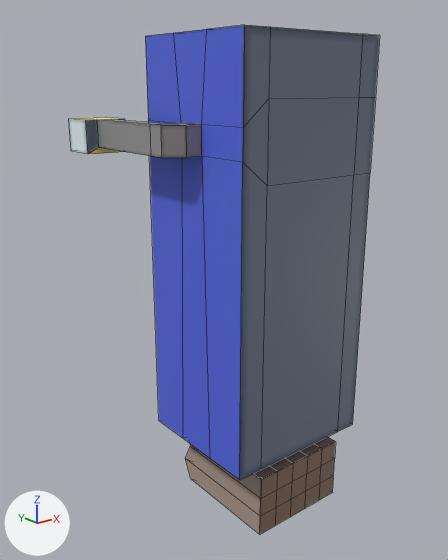
What one commit did to the FBX model microMix/Assets/Team28/Models/Checkout Model.fbx.
Both versions are drawn from a 50 mm lens placed at (-236.0, -223.0, 90.0), pointed at (-10.0, 60.0, -23.0). The lights are fixed; the arrows at lower left show +X, +Y and +Z. Mesh edges are drawn as thin lines.

Script lines for the objects in view, before the commit:
```python
me_lane = bpy.data.meshes.new('lane')
me_lane.from_pydata(...)  # 140 vertices, 136 faces; spans x -73.0..47.0, y 0.0..126.0, z -159.0..116.0
me_lane.materials.append(mat_lane_texture)  # picture img_lane_texture
ob_lane = bpy.data.objects.new('lane', me_lane)
ob_lane.location = (0.0, 0.0, 0.0)
```
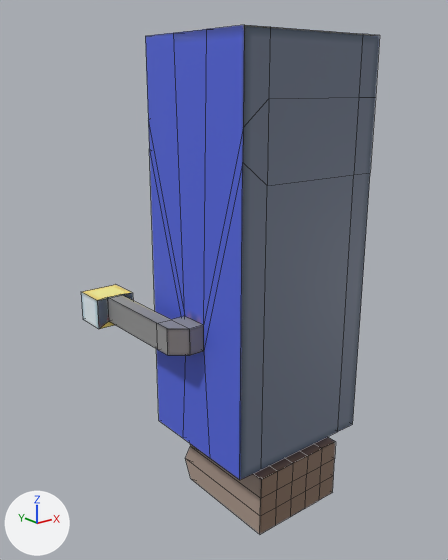
Boxes (x1, y1, x2, y2) around the edits, measured in the pictures (448 x 560 px; the box of a moved part takes in the faces that stretch with it):
'lane', reshaped: before (69, 25, 380, 533); after (81, 25, 380, 533)
part 1 of me_lane, moved or reshaped: before (69, 118, 124, 154); after (81, 285, 133, 329)
part 2 of me_lane, moved or reshaped: before (97, 25, 244, 479); after (107, 25, 244, 479)

Patch to the scene script:
```diff
--- a/microMix/Assets/Team28/Models/Checkout Model.fbx.py
+++ b/microMix/Assets/Team28/Models/Checkout Model.fbx.py
@@ me_lane @@
 me_lane.from_pydata(...)  # 140 vertices, 136 faces; spans x -73.0..47.0, y 0.0..126.0, z -159.0..116.0
 # used by ob_lane; location = (0.0, 0.0, 0.0)
+# me_lane part 1: all 12 vertices in x -73.0..-48.0, y 104.0..126.0, z 53.0..72.0 are moved by (0.0, 0.0, -106.0)
+# me_lane part 2: all 12 vertices in x -66.0..-47.0, y 32.0..49.0, z 56.0..72.0 are moved by (0.0, 0.0, -106.0)
 me_lane.materials.append(mat_lane_texture)
```
